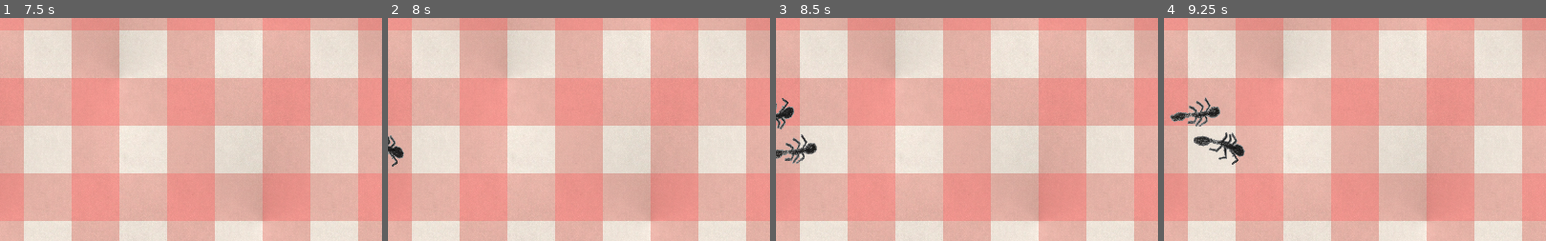
Above: before the commit, frames 1-4 (left to right).
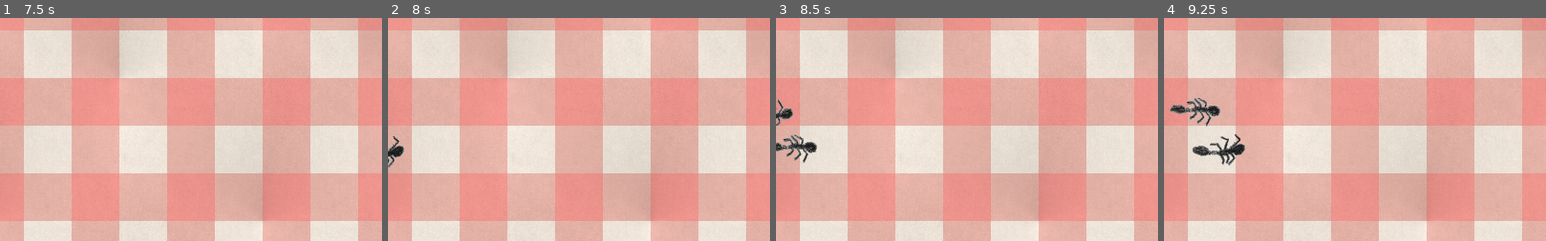
Above: after the commit, the same moments.

Repository: JeppeLindberg/Picnic
Game: Godot game, scene res://Scenes/TitleScreen.tscn
Two runs of this game, one before a commit and one after it. Both use one fixed random seed, a clock stepped at 60 frames per second and the inputs below.
Inputs (mouse positions are % of the whole screen's width and height, from its top left):
- Up to frame 1 (7.5 s): click "Start" at 0.5 s; tap Enter at 1.25, 2.75, 4.25 s; move the mouse to (72, 45) at 1.27 s; click (72, 45) at 1.42 s; tap Space at 2, 3.5, 5 s; move the mouse to (30, 55) at 2.02 s; click (30, 55) at 2.17 s; move the mouse to (60, 28) at 2.77 s; click (60, 28) at 2.92 s; move the mouse to (45, 70) at 3.52 s; click (45, 70) at 3.67 s; move the mouse to (80, 65) at 4.27 s; click (80, 65) at 4.42 s; move the mouse to (20, 35) at 5.02 s; click (20, 35) at 5.17 s; move the mouse to (55, 50) at 5.77 s; click (55, 50) at 5.92 s; move the mouse to (35, 25) at 6.52 s; click (35, 25) at 6.67 s; move the mouse to (72, 45) at 7.27 s; click (72, 45) at 7.42 s
- Up to frame 2 (8 s): no input
- Up to frame 3 (8.5 s): move the mouse to (30, 55) at 8.02 s; click (30, 55) at 8.17 s
- Up to frame 4 (9.25 s): move the mouse to (60, 28) at 8.77 s; click (60, 28) at 8.92 s
The pictures show only the part of the screen within x 0-50%, y 35-84%; the shares and areas given below are measured in that part.

Frame 1 is identical in both runs. In frame 2, 0.3% of the frame differs, in the area x 0-5%, y 52-68%; in frame 3, 1.0%; in frame 4, 1.9%, in the area x 1-22%, y 35-67%.

Commit message:
Graaaphics

Diff:
--- a/Assets/CoffeeCup.tscn
+++ b/Assets/CoffeeCup.tscn
@@ -6,4 +6,5 @@
 
 [node name="CoffeeCup" type="Sprite" parent="."]
 position = Vector2( 32, 32 )
+scale = Vector2( 0.32, 0.32 )
 texture = ExtResource( 1 )
--- a/Assets/CoffeeCupPreview.tscn
+++ b/Assets/CoffeeCupPreview.tscn
@@ -5,6 +5,7 @@
 [node name="CoffeeCup" type="Node2D"]
 
 [node name="CoffeeCup" type="Sprite" parent="."]
-modulate = Color( 1, 1, 1, 0.392157 )
+modulate = Color( 1, 1, 1, 0.447059 )
 position = Vector2( 32, 32 )
+scale = Vector2( 0.32, 0.32 )
 texture = ExtResource( 1 )
--- a/Assets/Enemy.tscn
+++ b/Assets/Enemy.tscn
@@ -15,7 +15,7 @@
 "frames": [ ExtResource( 5 ), ExtResource( 3 ), ExtResource( 1 ), ExtResource( 4 ) ],
 "loop": true,
 "name": "default",
-"speed": 6.0
+"speed": 7.0
 } ]
 
 [node name="Enemy" type="KinematicBody2D"]
--- a/Assets/Fork.tscn
+++ b/Assets/Fork.tscn
@@ -7,11 +7,5 @@
 [node name="Fork" type="Sprite" parent="."]
 position = Vector2( -8, 0 )
 rotation = -0.0627807
-scale = Vector2( 0.0835073, 0.106052 )
+scale = Vector2( 0.177042, 0.224838 )
 texture = ExtResource( 1 )
-
-[node name="Fork2" type="Sprite" parent="."]
-position = Vector2( -8, 0 )
-rotation = -0.0627807
-scale = Vector2( 0.0835073, 0.106052 )
-texture = ExtResource( 1 )
--- a/Assets/FrogTowerPreview.tscn
+++ b/Assets/FrogTowerPreview.tscn
@@ -1,16 +1,10 @@
-[gd_scene load_steps=3 format=2]
+[gd_scene load_steps=2 format=2]
 
 [ext_resource path="res://Resources/Towers/FrogIdle.png" type="Texture" id=1]
-[ext_resource path="res://Resources/range_outline.png" type="Texture" id=2]
 
 [node name="FrogTower" type="Node2D"]
 modulate = Color( 1, 1, 1, 0.290196 )
 
-[node name="RangeOutline" type="Sprite" parent="."]
-scale = Vector2( 0.195, 0.195 )
-z_index = -9
-texture = ExtResource( 2 )
-
 [node name="FrogIdle" type="Sprite" parent="."]
 scale = Vector2( 0.132472, 0.132472 )
 texture = ExtResource( 1 )
Binary file changed: Resources/Towers/CoffeeCup.png
Binary file changed: Resources/Towers/Fork.png
